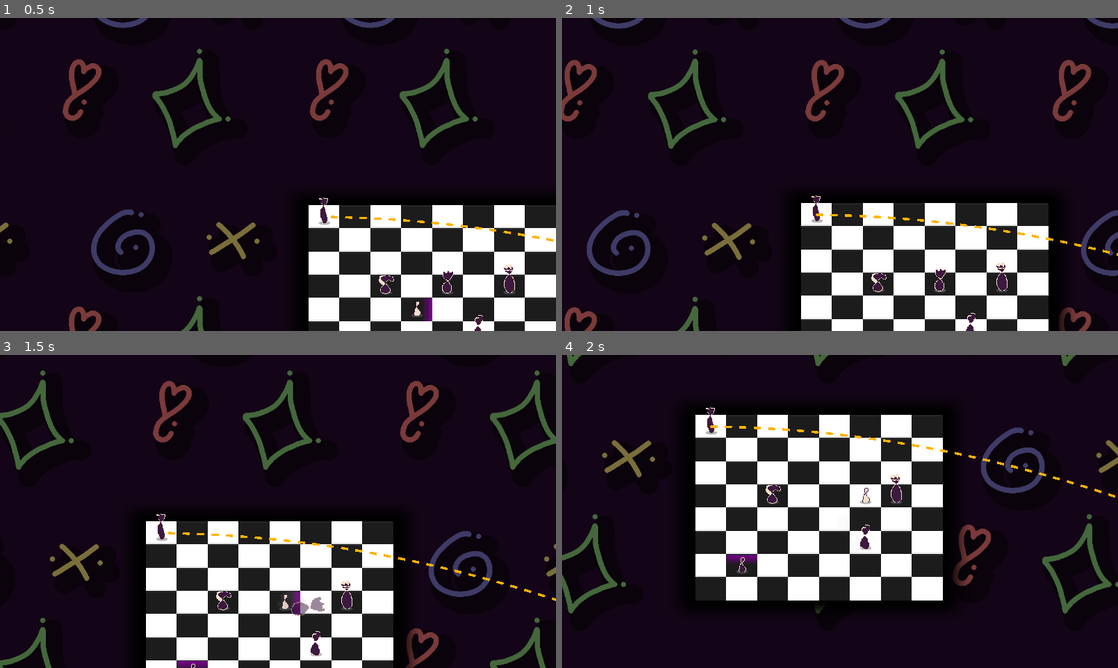
Above: before the commit, frames 1-4 (two rows, left to right).
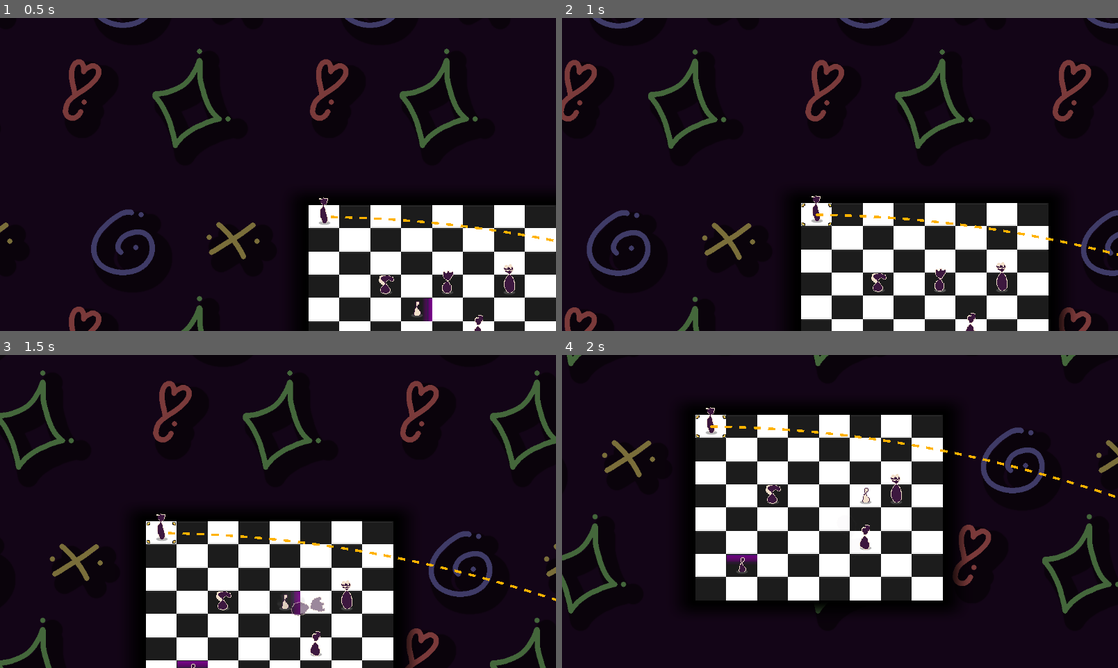
Above: after the commit, the same moments.

Repository: IAmNotIsaac/gwj-73
Game: Godot game, scene res://scenes/world.tscn
Same seed, same stepped clock (60 frames per second), same inputs: the game is played once before the commit and once after it.
Inputs (mouse positions are in pixels of both pictures, inside the frame that each line leads up to):
- Up to frame 1 (0.5 s): no input
- Up to frame 2 (1 s): tap Enter (ui_accept) at 0.5, 0.77 s; move the mouse to (873, 205) at 0.52 s; hold D (move_right) from 0.53 s (still down); click (873, 205) at 0.67 s
- Up to frame 3 (1.5 s): move the mouse to (166, 527) at 1.27 s; release D (move_right) at 1.28 s; hold S (move_down) from 1.28 s (still down); click (166, 527) at 1.42 s
- Up to frame 4 (2 s): keep holding S (move_down); tap Enter (ui_accept) at 1.52 s

Frame 1 is identical in both runs. In frame 2, less than 0.1% of the frame differs, in the area x 43-49%, y 59-67%; in frame 3, less than 0.1%; in frame 4, less than 0.1%.

Commit message:
stop gradient from stealing inputs

Diff:
--- a/src/board.gd
+++ b/src/board.gd
@@ -38,6 +38,7 @@
 	_sprite.material.shader = _BOARD_SHADER
 	_sprite.texture_filter = CanvasItem.TEXTURE_FILTER_NEAREST
 
+	_gradient.mouse_filter = Control.MOUSE_FILTER_IGNORE
 	_gradient.color = Color.BLACK
 	_gradient.material = ShaderMaterial.new()
 	_gradient.material.shader = _GRADIENT_SHADER
